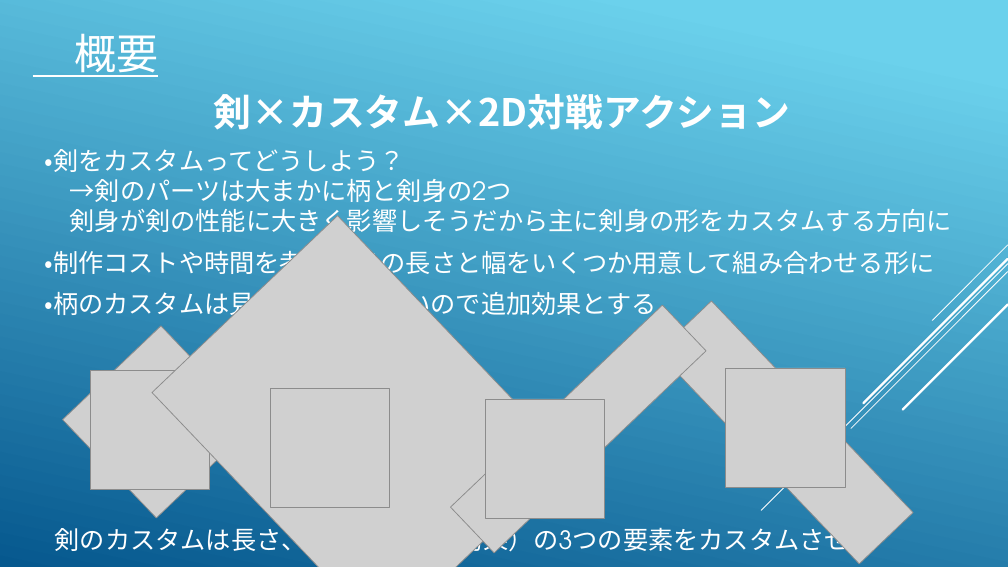
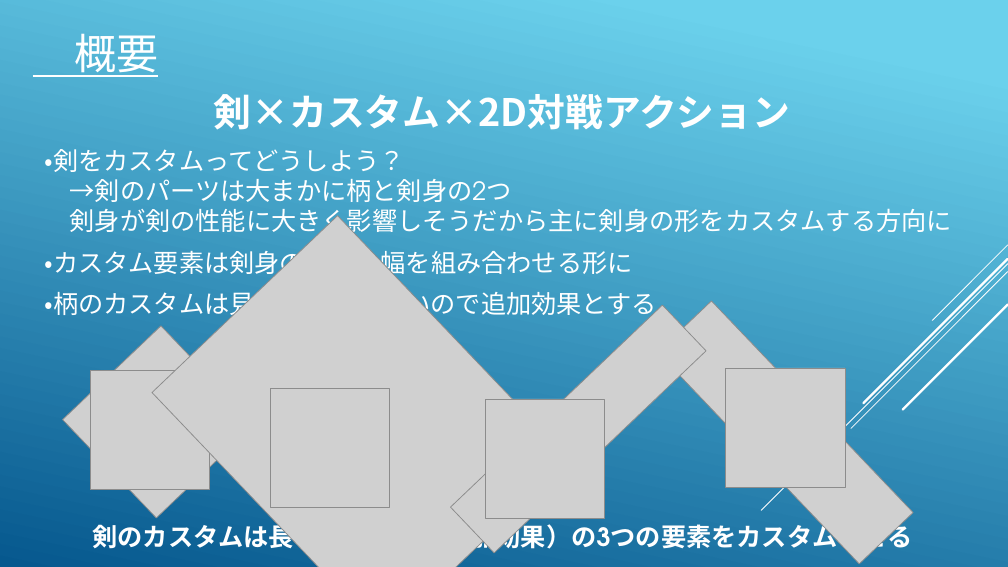
Before and after one commit to koike0723/Aso2020Winter, a slide deck: slide 3 of 企画書.pptx. Drawn at 1008x567 pixels with LibreOffice and Linux fonts; fonts in the diff are those of the drawing; grey boxes stand for pictures. Boxes give left, top, right and bottom in pixels: in the first picture for what was removed or moved away, otherwise in the second. Text is boxed around its words. In the diff, an @@ line names an element or a change of style, - is before the commit and + after.

```diff
--- a/企画書.pptx
+++ b/企画書.pptx
@@ text at [45,246,633,279]: text changed @@
-・制作コストや時間を考え剣身の長さと幅をいくつか用意して組み合わせる形に
+・カスタム要素は剣身の長さと幅を組み合わせる形に
@@ text "剣のカスタムは長さ、幅、柄（追加効果）の3つの要素をカスタムさせる": place and size @@
-text "剣のカスタムは長さ、幅、柄（追加効果）の3つの要素をカスタムさせる" at [55,523,875,556]
+text "剣のカスタムは長さ、幅、柄（追加効果）の3つの要素をカスタムさせる" at [93,521,914,554]
@@ text "剣のカスタムは長さ、幅、柄（追加効果）の3つの要素をカスタムさせる" at [93,521,914,554]: bold on @@
```
Also in this commit, not shown: 1 other slide changed, 1 slide added, 1 slide removed, 13 other files.
